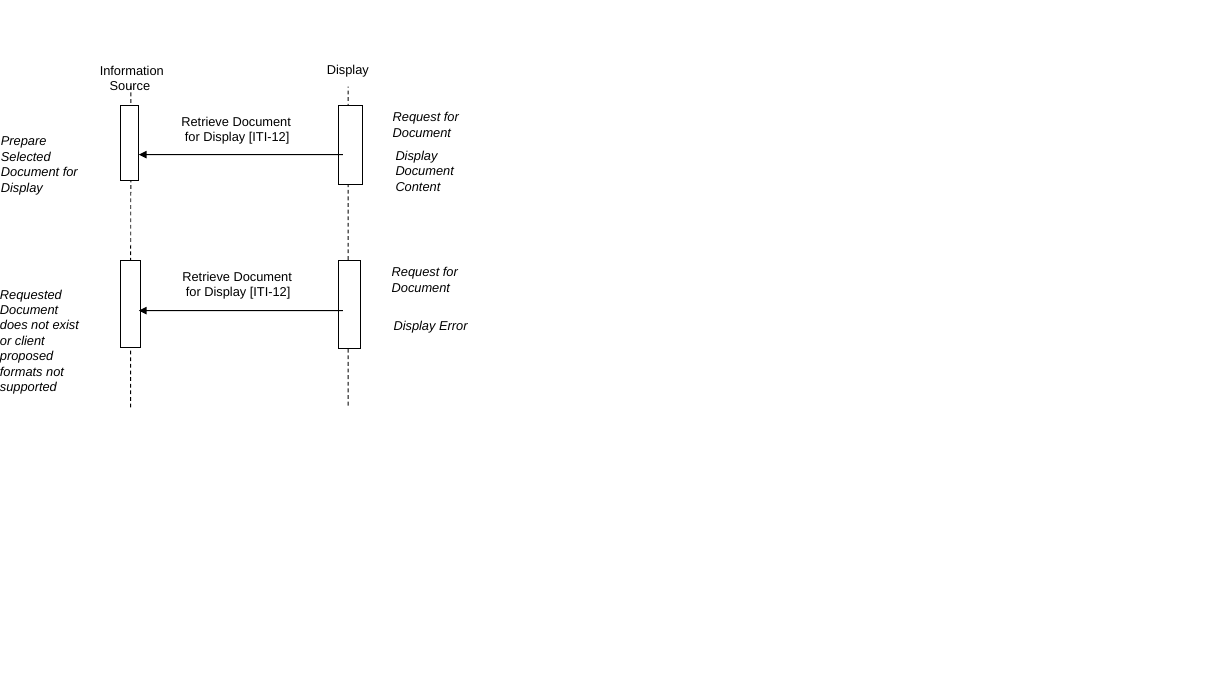
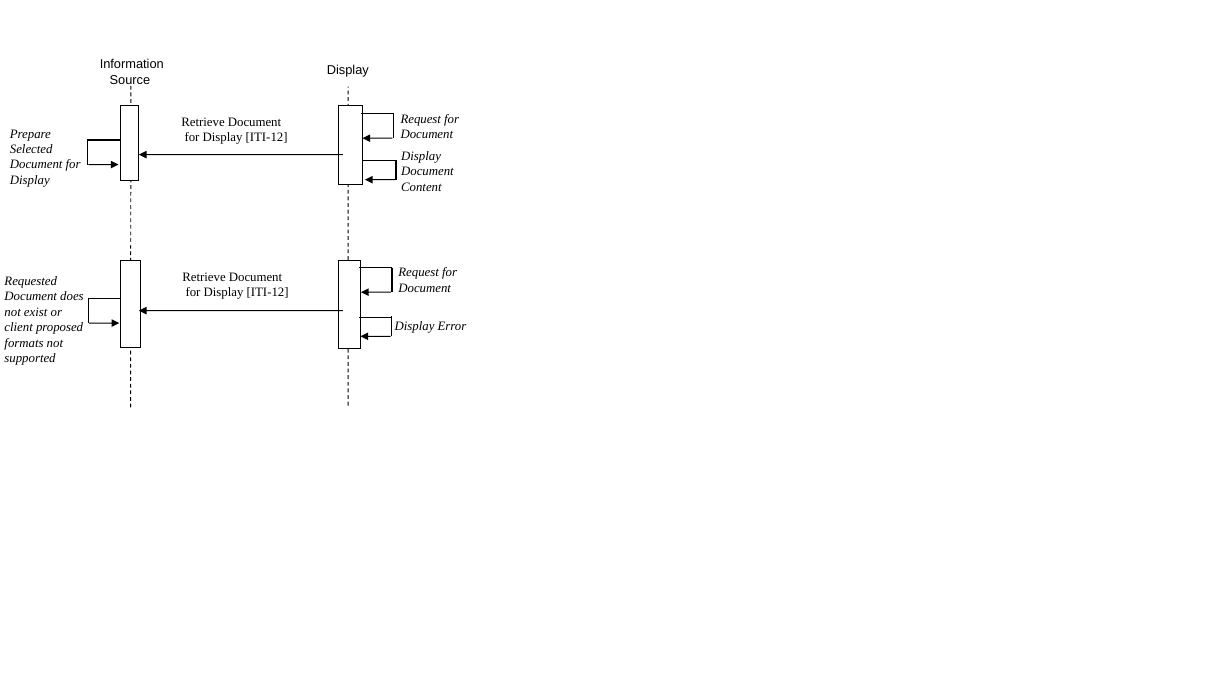
Before and after one commit to IHE/publications, a slide deck: slide 1 of ITI/TF/Volume1/media/Figure_3.3-2.pptx. Drawn at 1232x693 pixels with LibreOffice and Linux fonts; fonts in the diff are those of the drawing. Boxes give left, top, right and bottom in pixels: in the first picture for what was removed or moved away, otherwise in the second. Text is boxed around its words. In the diff, an @@ line names an element or a change of style, - is before the commit and + after.

```diff
--- a/ITI/TF/Volume1/media/Figure_3.3-2.pptx
+++ b/ITI/TF/Volume1/media/Figure_3.3-2.pptx
@@ text "Information Source": place and size @@
-text "Information Source" at [100, 65, 164, 93]
+text "Information Source" at [100, 58, 164, 84]
@@ text "Prepare Selected Document for Display": place and size @@
-text "Prepare Selected Document for Display" at [1, 136, 78, 195]
+text "Prepare Selected Document for Display" at [10, 129, 81, 187]
@@ line added from (394, 114) to (360, 114), #000000 1 pt @@
@@ line added from (394, 114) to (394, 138), #000000 1 pt @@
@@ text "Request for Document": place and size @@
-text "Request for Document" at [393, 111, 459, 137]
+text "Request for Document" at [401, 114, 459, 138]
@@ line added from (88, 165) to (88, 140), #000000 1 pt @@
@@ line added from (88, 140) to (120, 140), #000000 1 pt @@
@@ arrow added from (393, 138) to (362, 138), #000000 0.75 pt @@
@@ arrow added from (89, 165) to (118, 165), #000000 0.75 pt @@
@@ line added from (396, 161) to (363, 161), #000000 1 pt @@
@@ arrow added from (396, 179) to (365, 179), #000000 0.75 pt @@
@@ line added from (396, 160) to (396, 179), #000000 1 pt @@
@@ font Arial to Times New Roman in 8 elements at [182, 272, 289, 299], [181, 117, 288, 144], [395, 321, 467, 333], [401, 151, 454, 191], [398, 267, 457, 292], [401, 114, 459, 138], [10, 129, 81, 187], [4, 276, 83, 350] @@
@@ text "Requested Document does not exist ...": place and size @@
-text "Requested Document does not exist ..." at [0, 289, 79, 394]
+text "Requested Document does not exist ..." at [4, 276, 83, 350]
@@ line added from (392, 268) to (360, 268), #000000 1 pt @@
@@ line added from (392, 268) to (392, 292), #000000 1 pt @@
@@ line added from (88, 323) to (88, 299), #000000 1 pt @@
@@ line added from (88, 299) to (121, 299), #000000 1 pt @@
@@ arrow added from (391, 292) to (361, 292), #000000 0.75 pt @@
@@ arrow added from (90, 323) to (119, 323), #000000 0.75 pt @@
@@ line added from (392, 318) to (359, 318), #000000 1 pt @@
@@ line added from (392, 317) to (392, 336), #000000 1 pt @@
@@ arrow added from (391, 336) to (360, 336), #000000 0.75 pt @@
```
Also in this commit, not shown: 21 other files.
